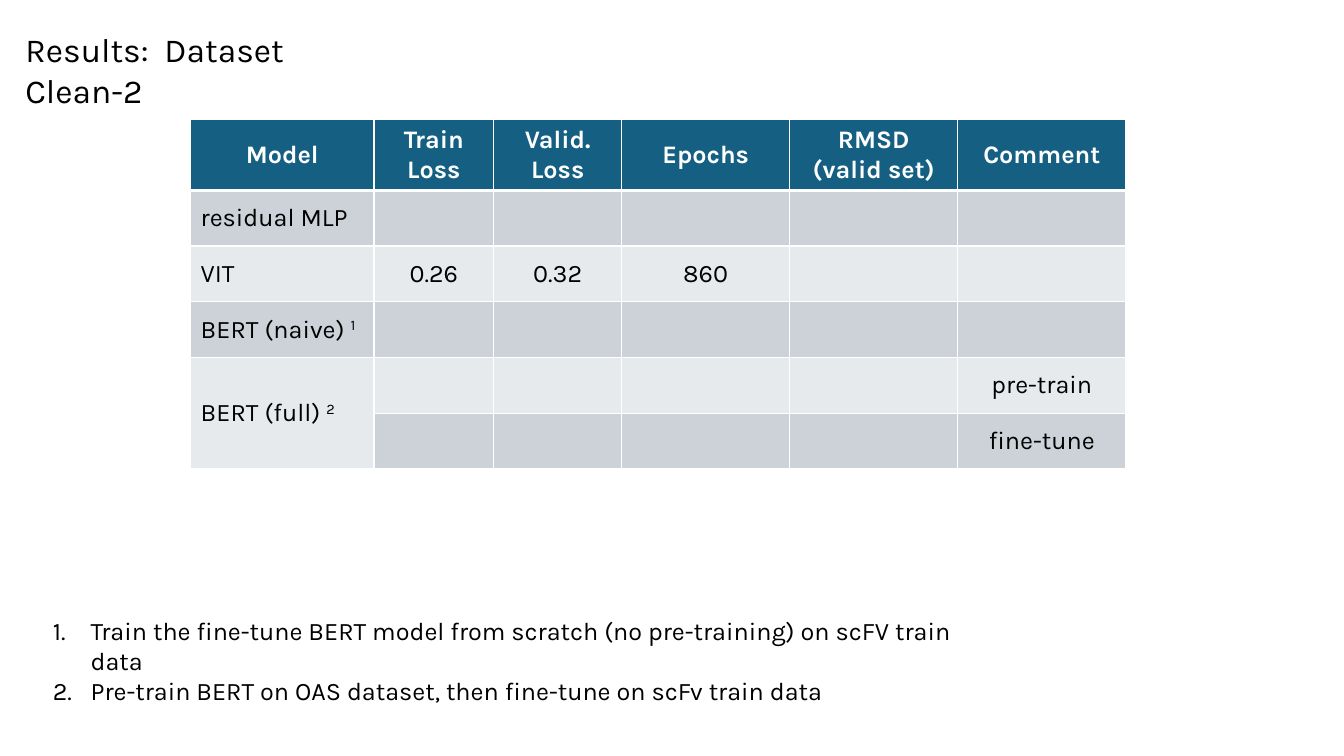
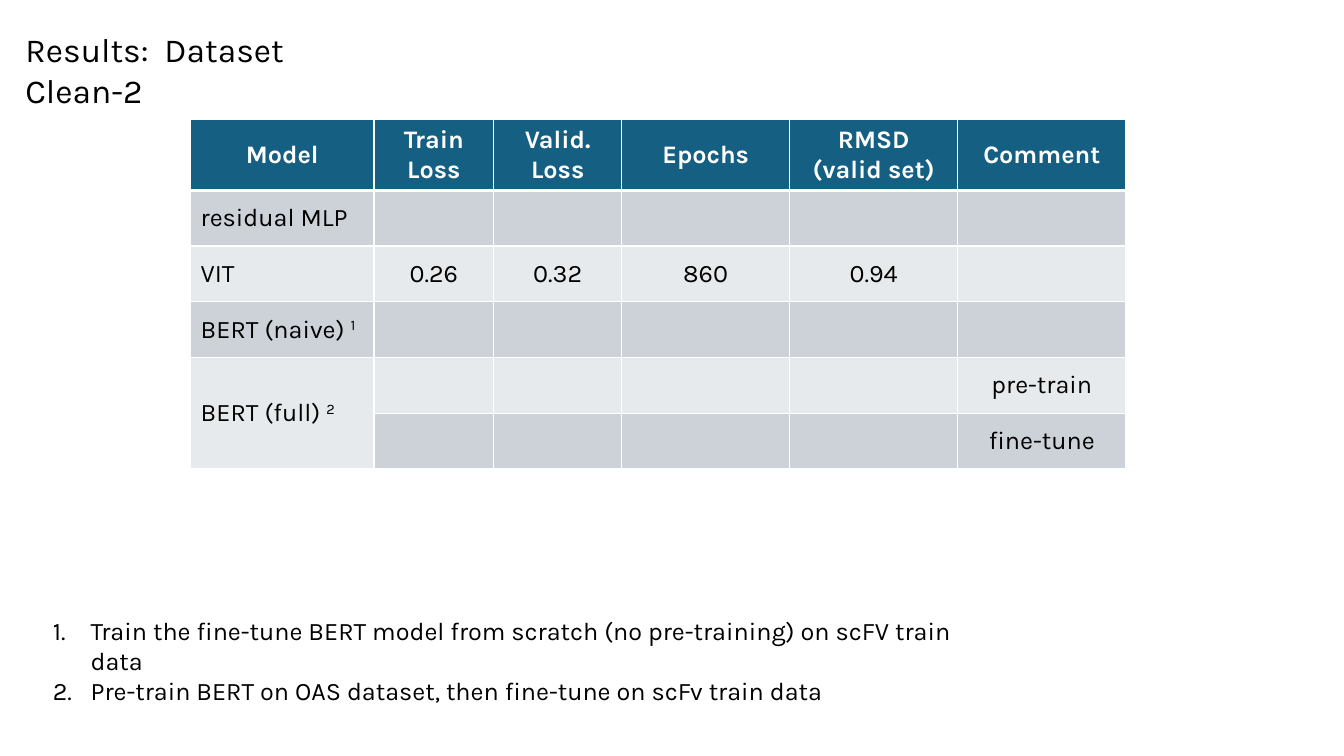
Before and after one commit to planaria158/BERT-antibody-antigen-binding-energy, a slide deck: slide 11 of Homework-aAlphaBio.pptx (slide 10 before the commit). Drawn at 1344x756 pixels with LibreOffice and Linux fonts; fonts in the diff are those of the drawing. Boxes give left, top, right and bottom in pixels: in the first picture for what was removed or moved away, otherwise in the second. Text is boxed around its words. In the diff, an @@ line names an element or a change of style, - is before the commit and + after.

```diff
--- a/Homework-aAlphaBio.pptx
+++ b/Homework-aAlphaBio.pptx
@@ table at <box>191,120,1127,705</box> @@
-row 3, column 5: 
+row 3, column 5: 0.94
```
Also in this commit, not shown: 2 other slides changed, 2 slides added, 5 other files.
